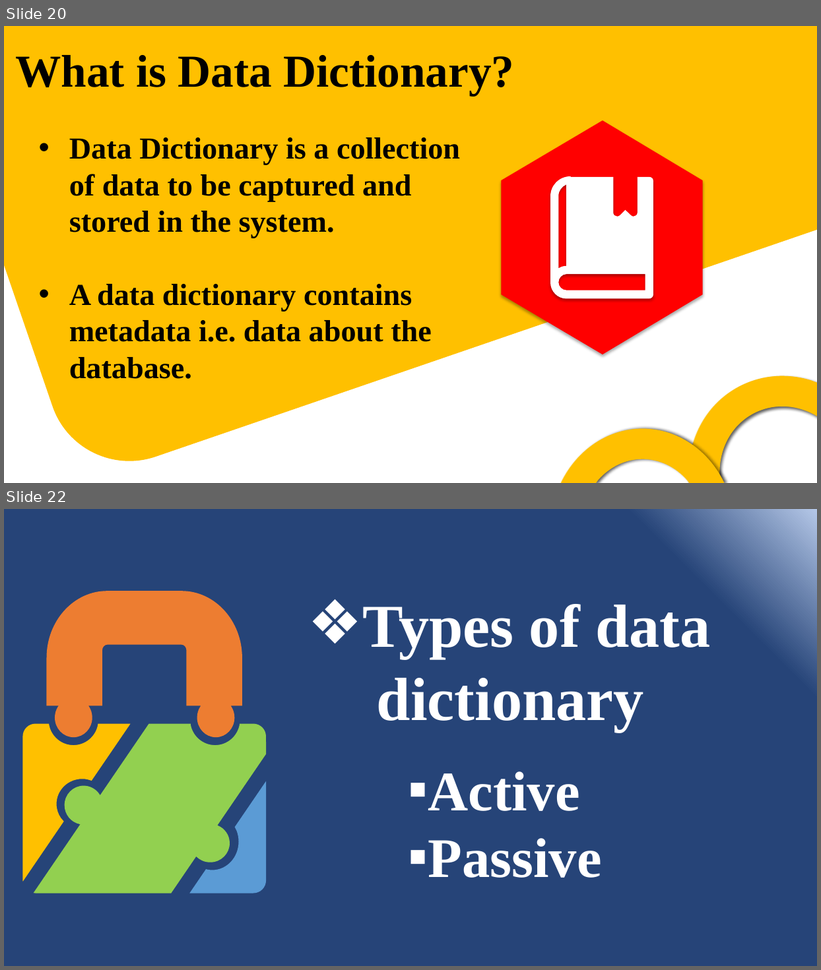
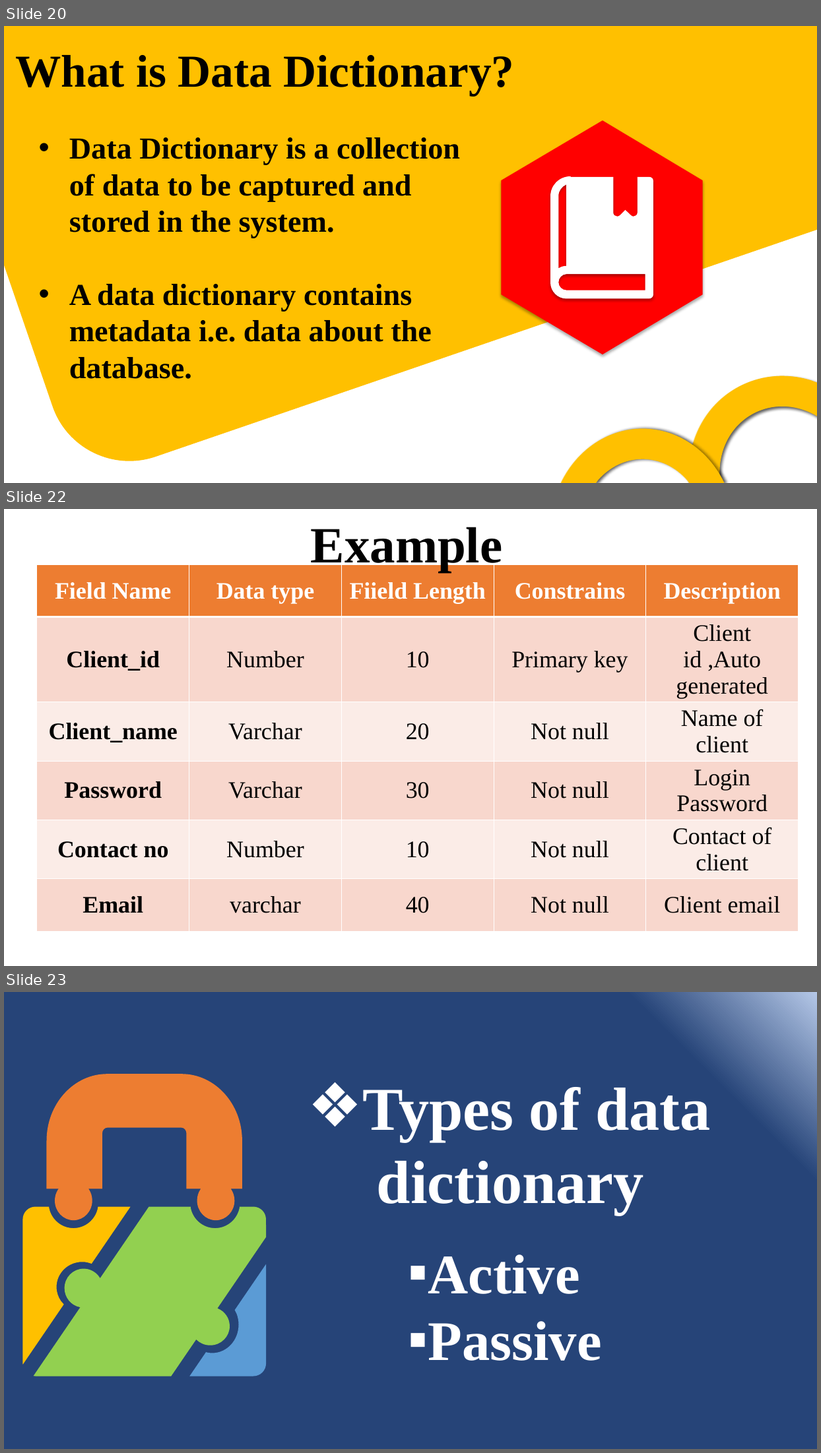
Before and after one commit to tamanghawana0815/SAD-ppt, a slide deck: Presentation.pptx. Shown one above the other, each under a label of ours: slides 20 and 22 before the commit, slides 20, 22 and 23 after it; the slides between them are not shown. The pictures are 821x970 and 821x1453 pixels, drawn with LibreOffice and Linux fonts; fonts in the diff are those of the drawing; background and template pictures are left out. Boxes give left, top, right and bottom in pixels: in the first picture for what was removed or moved away, otherwise in the second. Text is boxed around its words. In the diff, an @@ line names an element or a change of style, - is before the commit and + after.

```diff
--- a/Presentation.pptx
+++ b/Presentation.pptx
@@ slide 22 added at bbox=[4, 509, 817, 966], background picture (left out) @@
@@ text added at bbox=[311, 527, 503, 572], 60 pt, text #000000, bold @@
+Example
@@ table added at bbox=[37, 564, 799, 951], 6 rows, 5 columns @@
+Field Name | Data type | Fiield Length | Constrains | Description
+Client_id | Number | 10 | Primary key | Client id ,Auto generated
+Client_name | Varchar | 20 | Not null | Name of client
+Password | Varchar | 30 | Not null | Login Password
+Contact no | Number | 10 | Not null | Contact of client
+Email | varchar | 40 | Not null | Client email
@@ what was slide 22 is now slide 23 @@
```
Also in this commit, not shown: 5 slides changed.
